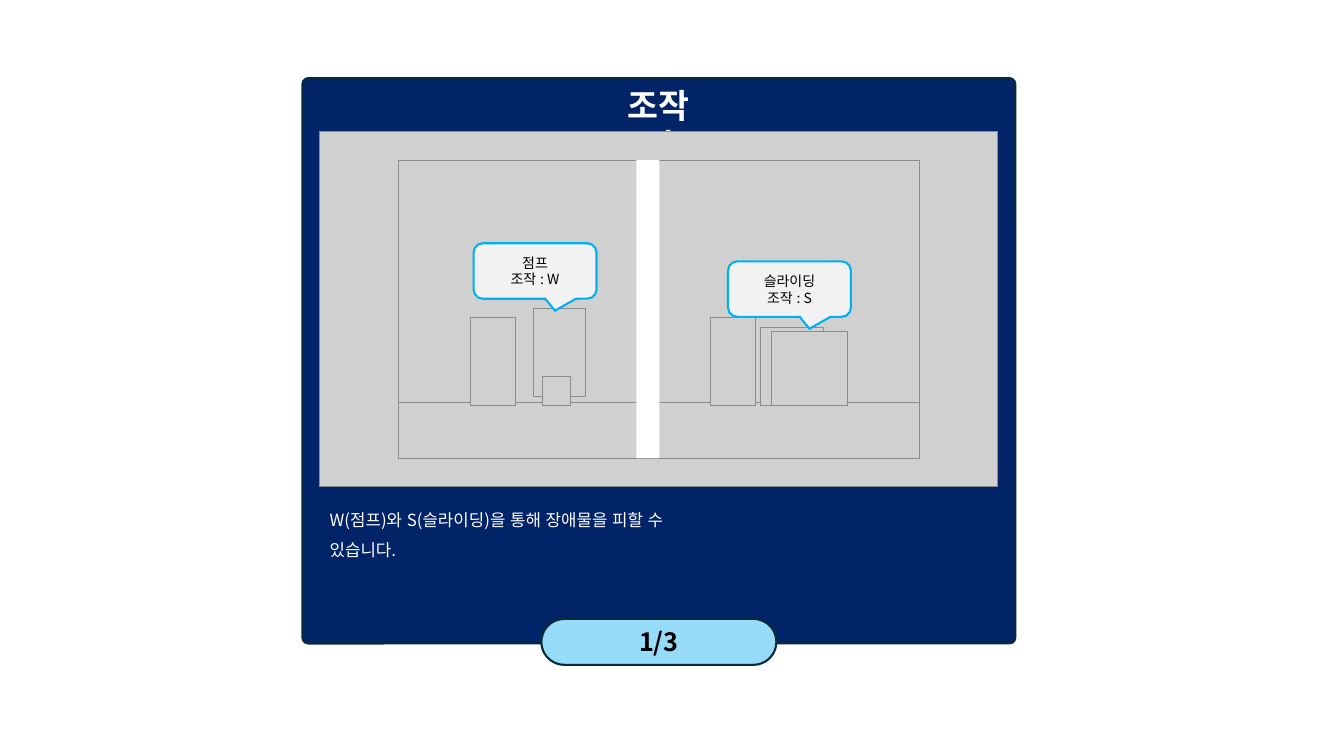
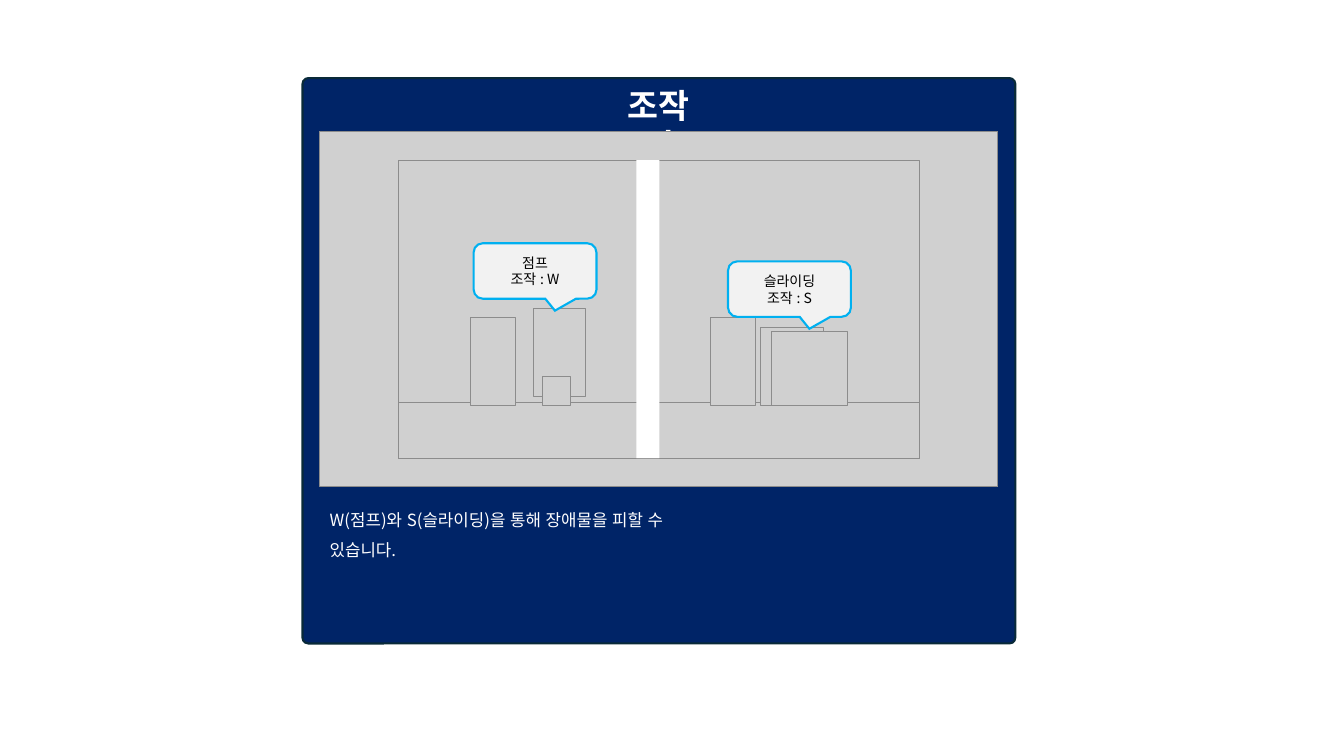
Before and after one commit to weariness00/Mandle_10Minute_Game, a slide deck: slide 32 of document/UI.pptx. Drawn at 1344x756 pixels with LibreOffice and Linux fonts; fonts in the diff are those of the drawing; grey boxes stand for pictures. Boxes give left, top, right and bottom in pixels: in the first picture for what was removed or moved away, otherwise in the second. Text is boxed around its words. In the diff, an @@ line names an element or a change of style, - is before the commit and + after.

```diff
--- a/document/UI.pptx
+++ b/document/UI.pptx
@@ rounded rectangle removed at [541,619,776,664] @@
-1/3
```
Also in this commit, not shown: 2 other slides changed, 7 other files.
